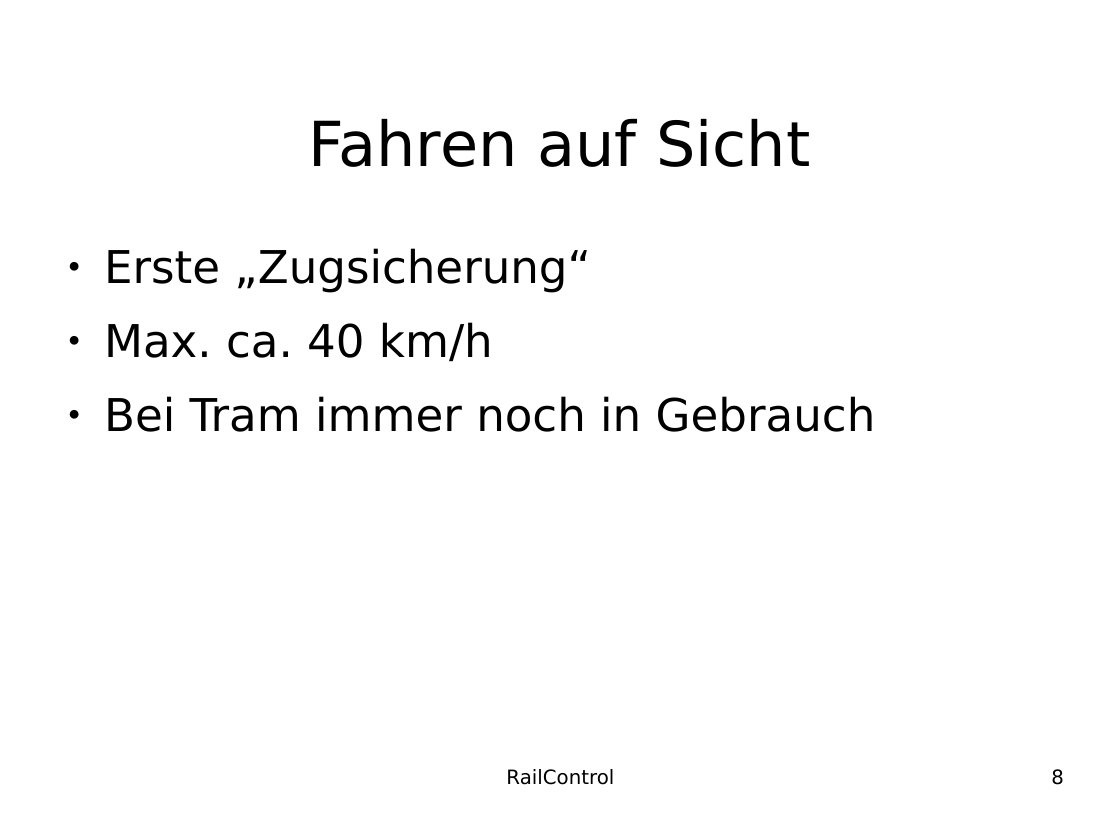
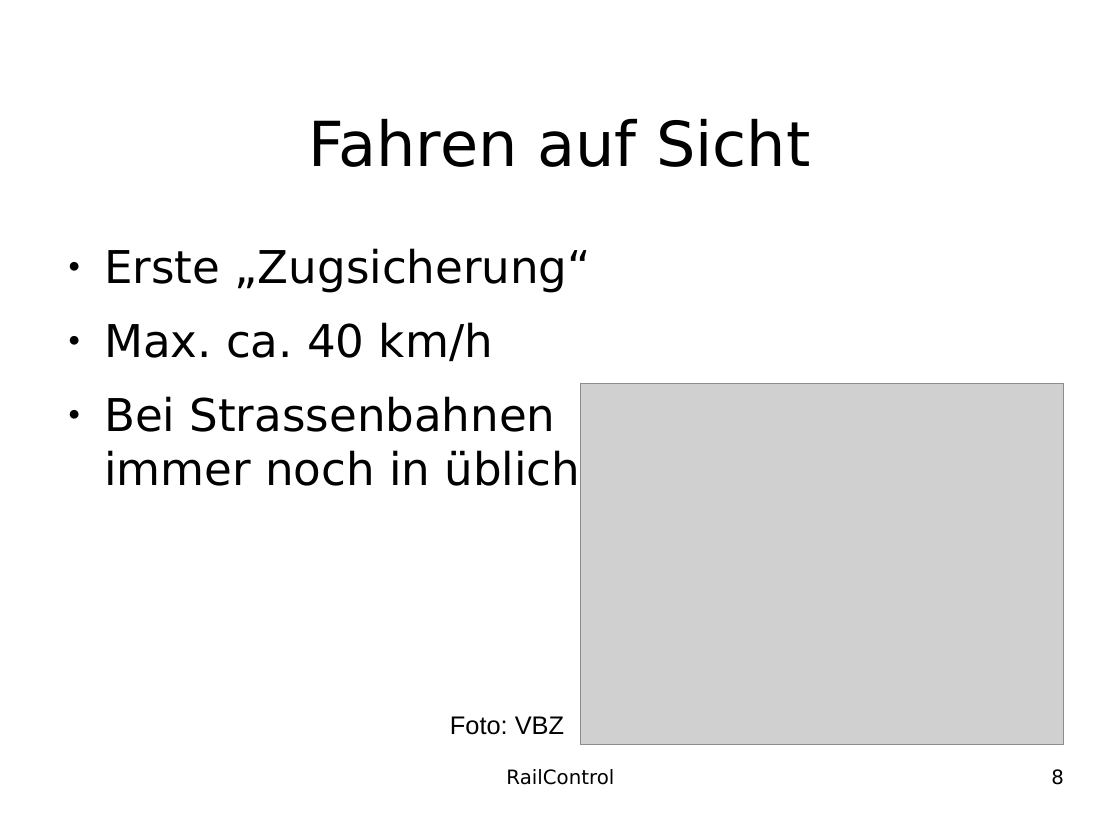
Before and after one commit to teddych/railcontrol, a slide deck: slide 8 of MAS/MAS_Thesis.odp. Drawn at 1120x840 pixels with LibreOffice and Linux fonts; fonts in the diff are those of the drawing; grey boxes stand for pictures; background and template pictures are left out. Boxes give left, top, right and bottom in pixels: in the first picture for what was removed or moved away, otherwise in the second. Text is boxed around its words. In the diff, an @@ line names an element or a change of style, - is before the commit and + after.

```diff
--- a/MAS/MAS_Thesis.odp
+++ b/MAS/MAS_Thesis.odp
@@ picture added at (580,384,1064,745) @@
@@ text at (104,396,581,496): text changed @@
-● Bei Tram immer noch in Gebrauch
+● Bei Strassenbahnen
+  immer noch in üblich
@@ text added at (450,716,564,735), 18 pt, text #000000 @@
+Foto: VBZ
```
Also in this commit, not shown: 4 other slides changed, 6 slides added.
